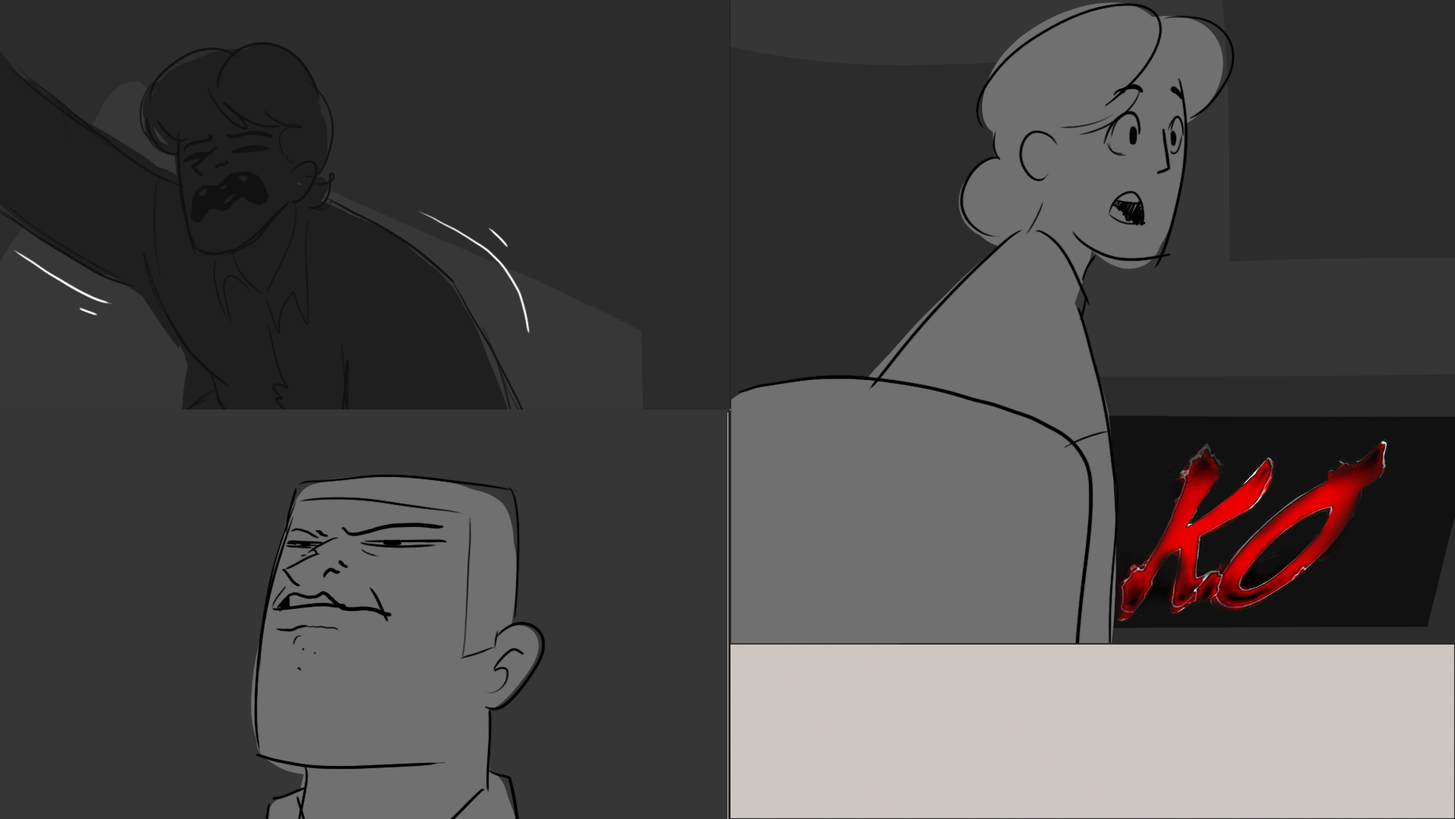
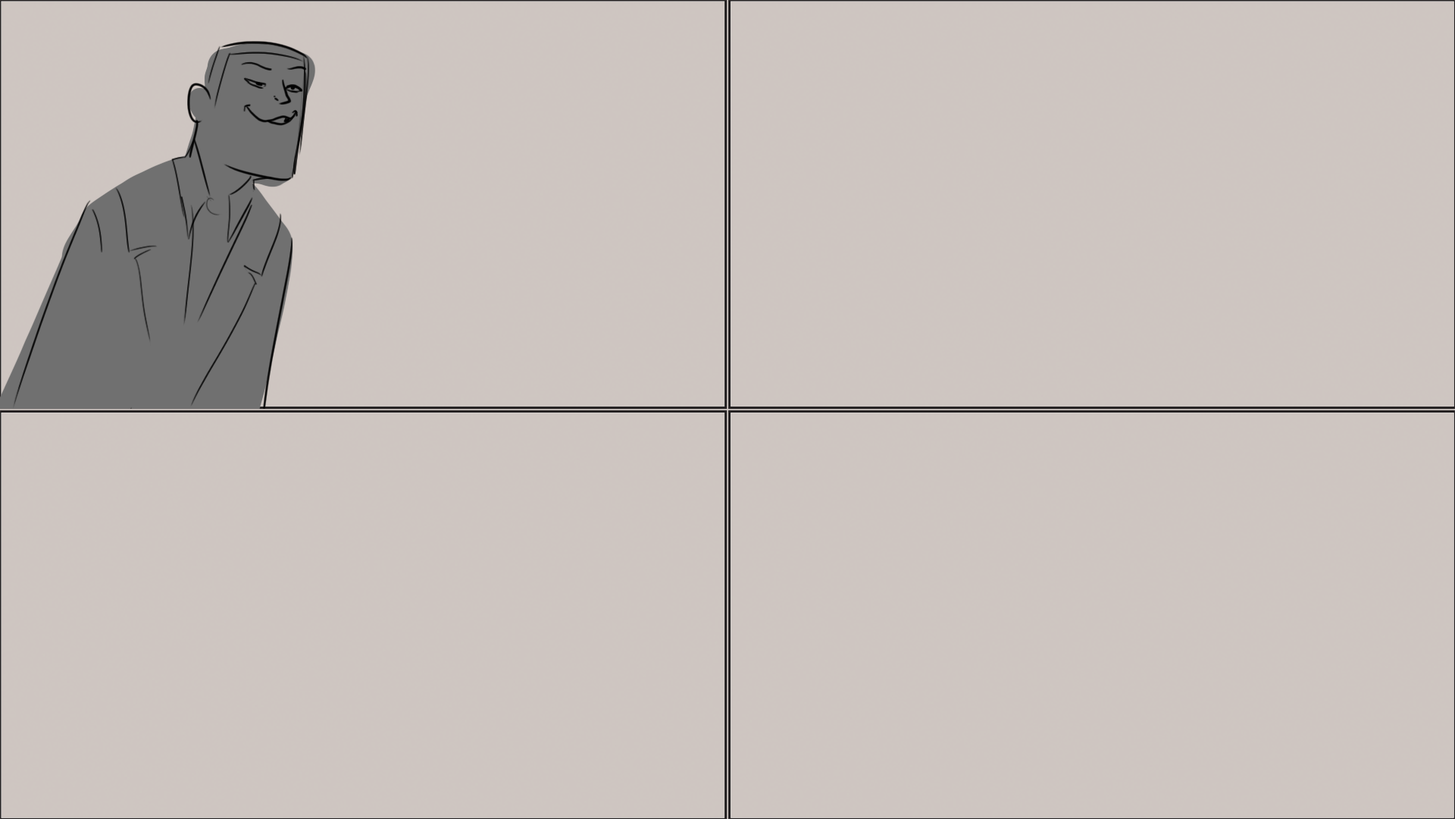
Layer changes from the first 1455 x 819 image to the second:
added layer "Major01" above "Shot 21-23" over [left=0, top=40, right=317, bottom=409]
moved "Nicole" into group "Shot23" over [left=731, top=1, right=1236, bottom=643]
moved "Layer 1" into group "Shot23" over [left=986, top=438, right=1455, bottom=628]
moved "Layer 2" into group "Shot23" over [left=730, top=0, right=1455, bottom=645]
moved "Shot22" into group "Shot 21-23" over [left=0, top=409, right=728, bottom=819]
moved "Shot21" into group "Shot 21-23" over [left=0, top=0, right=730, bottom=419]
